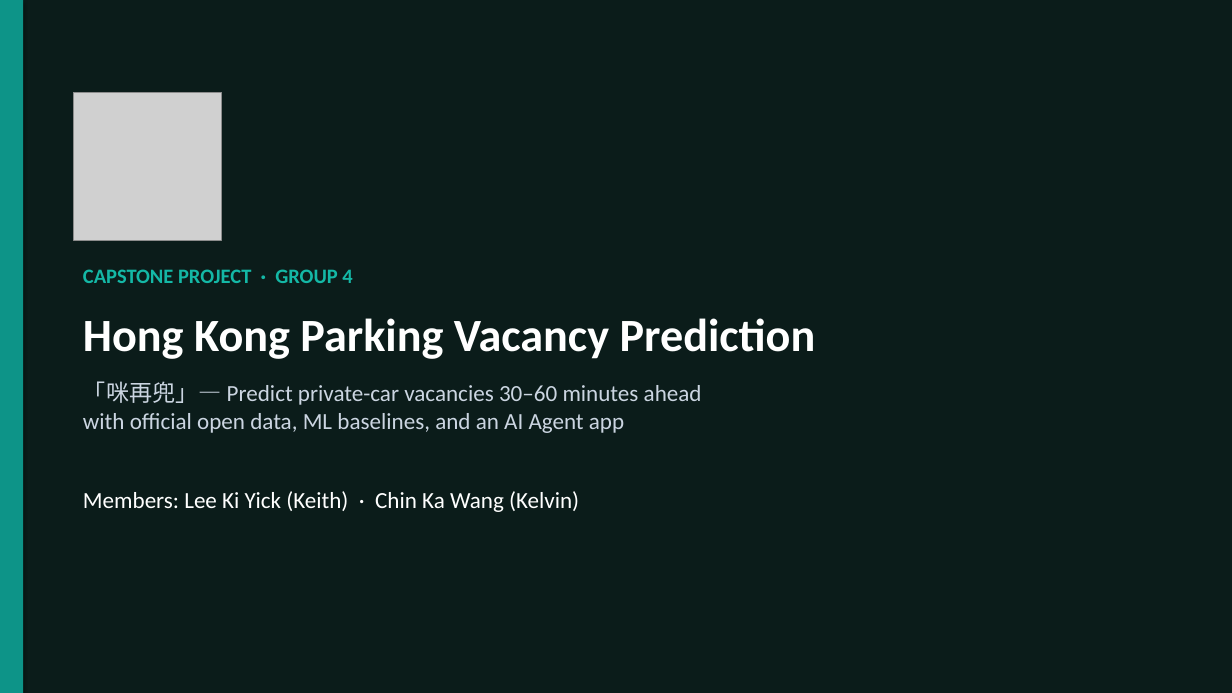
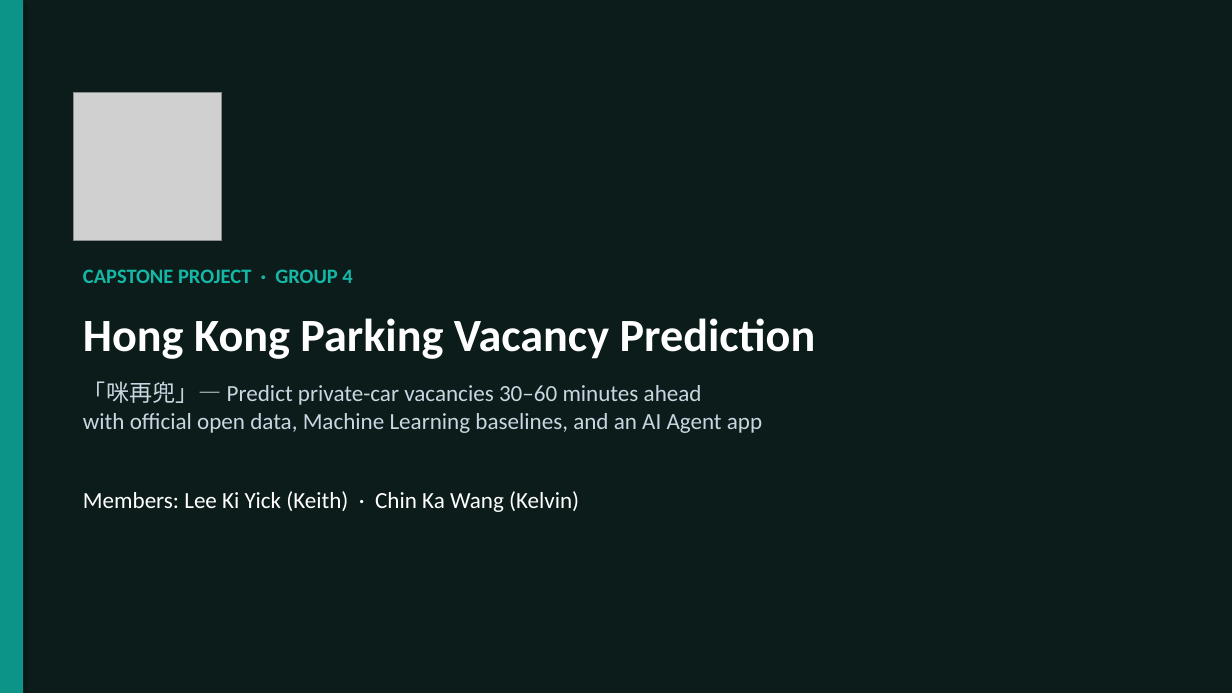
Before and after one commit to keithlky1992/hk-parking-vacancy-prediction, a slide deck: slide 1 of presentation/Group4_HK_Parking_Vacancy_Prediction.pptx. Drawn at 1232x693 pixels with LibreOffice and Linux fonts; fonts in the diff are those of the drawing; grey boxes stand for pictures. Boxes give left, top, right and bottom in pixels: in the first picture for what was removed or moved away, otherwise in the second. Text is boxed around its words. In the diff, an @@ line names an element or a change of style, - is before the commit and + after.

```diff
--- a/presentation/Group4_HK_Parking_Vacancy_Prediction.pptx
+++ b/presentation/Group4_HK_Parking_Vacancy_Prediction.pptx
@@ text at bbox=[83, 381, 762, 433]: text changed @@
-「咪再兜」— Predict private-car vacancies 30–60 minutes ahead
-with official open data, ML baselines, and an AI Agent app
+「咪再兜」— Predict private-car vacancies 30–60 minutes ahead
+with official open data, Machine Learning baselines, and an AI Agent app
```
Also in this commit, not shown: 9 other slides changed, 1 slide removed, 6 other files.
